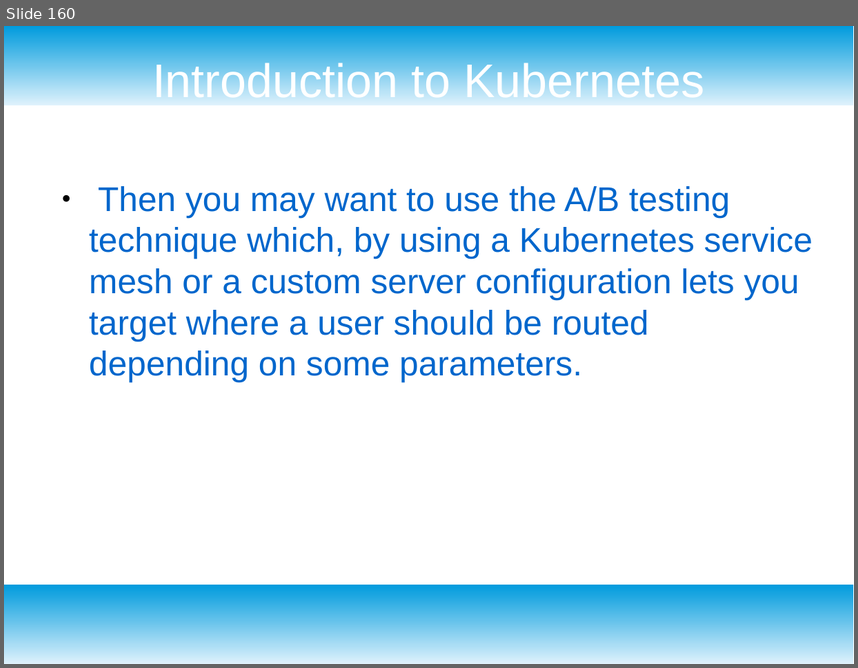
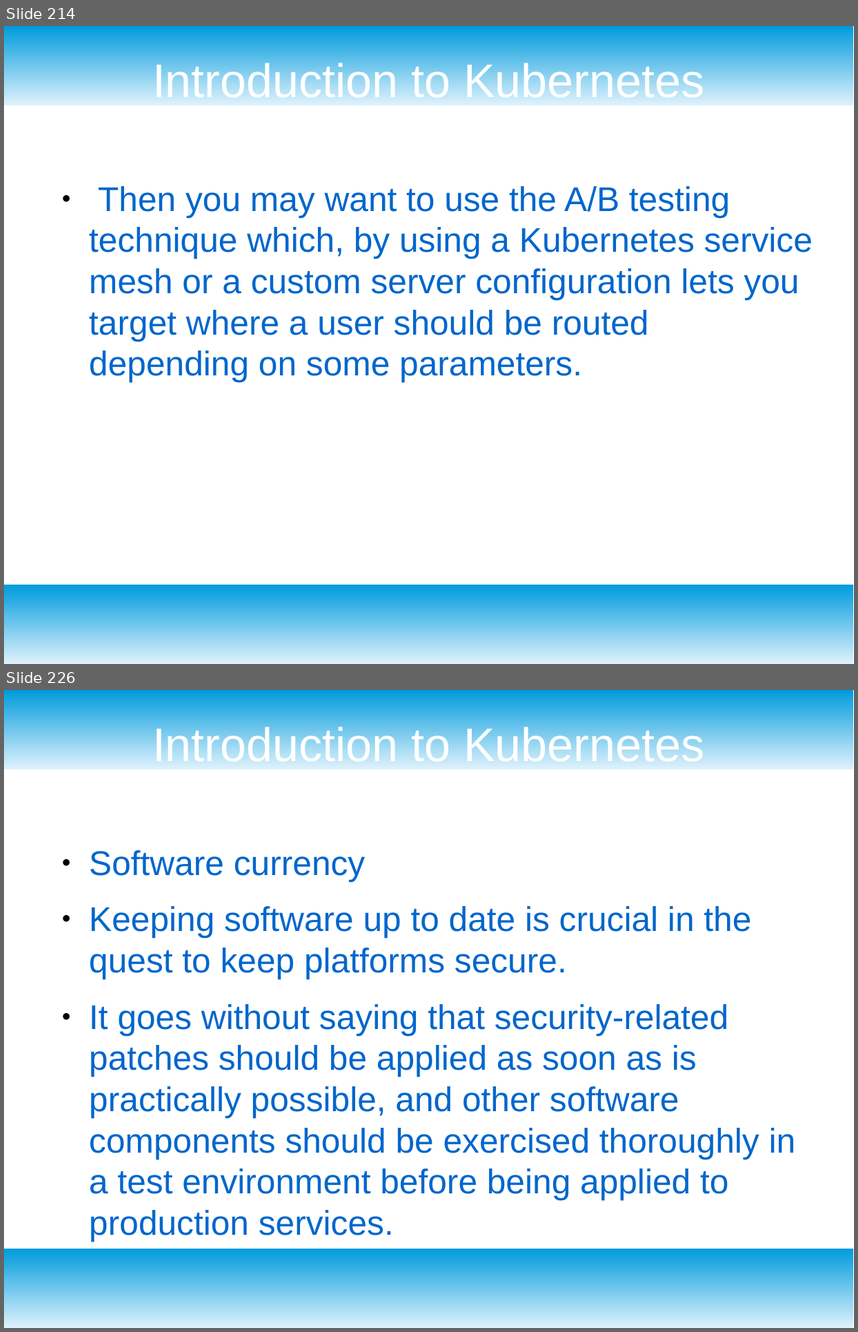
Before and after one commit to redmage123/kubernetes-course, a slide deck: docs/Kubernetes slides.odp. Shown one above the other, each under a label of ours: slide 160 before the commit, slides 214 and 226 after it; the slides between them are not shown. The pictures are 858x668 and 858x1332 pixels, drawn with LibreOffice and Linux fonts; fonts in the diff are those of the drawing. Boxes give left, top, right and bottom in pixels: in the first picture for what was removed or moved away, otherwise in the second. Text is boxed around its words. In the diff, an @@ line names an element or a change of style, - is before the commit and + after.

```diff
--- a/docs/Kubernetes slides.odp
+++ b/docs/Kubernetes slides.odp
@@ slide 226 added at box(4, 690, 854, 1328), background #FFFFFF; not listed: 2 template elements that a slide beside it also shows @@
@@ title added at box(152, 723, 704, 769), 44 pt, text #FFFFFF @@
+Introduction to Kubernetes
@@ text added at box(89, 850, 796, 1241), 32 pt, text #0066CC @@
+● Software currency
+● Keeping software up to date is crucial in the quest to keep platforms secure.
+● It goes without saying that security-related patches should be applied as soon as is practically possible, and other software components should be exercised thoroughly in a test environment before being applied to production services.
@@ what was slide 160 is now slide 214 @@
```
Also in this commit, not shown: 117 other slides added, 18 other files.
